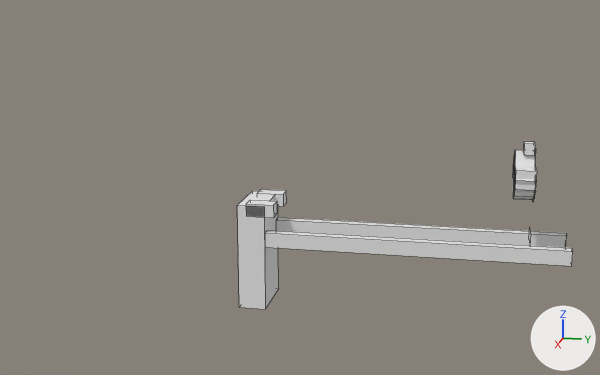
The OBJ model src/main/resources/assets/mareeletrica/models/block/paint_mp40_body_2.obj, before and after one commit.
Both versions are drawn from a 50 mm lens placed at (1.783, -1.008, 0.818), pointed at (0.499, -1.265, 0.498). Arrows for +X, +Y and +Z are at lower right; the lights stay in place. The older version comes first. Mesh edges are drawn as thin lines. Where no turn or scale is listed for an object, it has been applied to the vertices. Vertices at exactly the same position are counted once.

Script lines for the objects in view, before the commit:
```python
me_paint_mp40_body_2 = bpy.data.meshes.new('paint_mp40_body_2')
me_paint_mp40_body_2.from_pydata(...)  # 102 vertices, 69 faces; spans x 0.452..0.548, y -1.357..-0.842, z 0.303..0.585
me_paint_mp40_body_2.materials.append(mat_paint)  # its picture is missing
ob_paint_mp40_body_2 = bpy.data.objects.new('paint_mp40_body_2', me_paint_mp40_body_2)
ob_paint_mp40_body_2.location = (0.0, 0.0, 0.0)
```
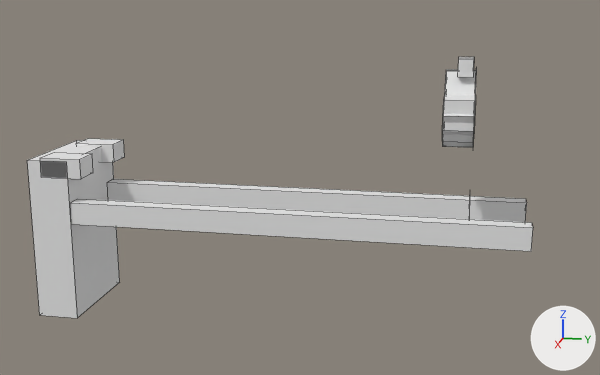
Boxes (x1, y1, x2, y2) around the edits, measured in the pictures (600 x 375 px; the box of a moved part takes in the faces that stretch with it):
'paint_mp40_body_2', reshaped (50% wider, 55% taller): before (237, 141, 573, 309); after (27, 57, 533, 318)
part 1 of me_paint_mp40_body_2, added: after (458, 57, 474, 77)
part 2 of me_paint_mp40_body_2, moved or reshaped: before (265, 230, 573, 266); after (70, 199, 533, 251)
part 3 of me_paint_mp40_body_2, moved or reshaped: before (276, 217, 567, 248); after (107, 179, 527, 222)
part 4 of me_paint_mp40_body_2, added: after (27, 140, 120, 318)
part 5 of me_paint_mp40_body_2, added: after (40, 152, 93, 179)
part 6 of me_paint_mp40_body_2, added: after (76, 138, 124, 162)
part 7 of me_paint_mp40_body_2, moved or reshaped: before (513, 150, 536, 198); after (442, 70, 477, 143)
part 8 of me_paint_mp40_body_2, deleted: before (237, 141, 537, 309)
part 9 of me_paint_mp40_body_2, added: after (442, 69, 477, 147)

Edits to the bpy script that builds the scene:
```text
Change me_paint_mp40_body_2:
    used by ob_paint_mp40_body_2; location = (0.0, 0.0, 0.0)
    remove me_paint_mp40_body_2.from_pydata(...)  # 102 vertices, 69 faces; spans x 0.452..0.548, y -1.357..-0.842, z 0.303..0.585
    add me_paint_mp40_body_2.from_pydata(...)  # 96 vertices, 69 faces; spans x 0.412..0.588, y -1.692..-0.905, z 0.278..0.71
    me_paint_mp40_body_2 part 1: a new loose piece, a box spanning x 0.482..0.518, y -1.022..-0.999, z 0.683..0.71, in mat_paint (its picture is missing)
    me_paint_mp40_body_2 part 2: the loose piece of 8 vertices spanning x 0.532..0.547, y -1.312..-0.842, z 0.409..0.432 is scaled about its middle by (1.81, 1.53, 1.53), then moved by (0.032, -0.187, 0.038)
    me_paint_mp40_body_2 part 3: the loose piece of 8 vertices spanning x 0.453..0.468, y -1.312..-0.842, z 0.409..0.432 is scaled about its middle by (1.81, 1.53, 1.53), then moved by (-0.032, -0.187, 0.038)
    me_paint_mp40_body_2 part 4: a new loose piece, a box spanning x 0.412..0.588, y -1.692..-1.625, z 0.278..0.544, in mat_paint (its picture is missing)
    me_paint_mp40_body_2 part 5: a new loose piece, a box spanning x 0.541..0.588, y -1.67..-1.602, z 0.517..0.548, in mat_paint (its picture is missing)
    me_paint_mp40_body_2 part 6: a new loose piece, a box spanning x 0.412..0.459, y -1.67..-1.602, z 0.517..0.548, in mat_paint (its picture is missing)
    me_paint_mp40_body_2 part 7: the loose piece of 12 vertices spanning x 0.458..0.542, y -0.931..-0.901, z 0.497..0.573 is scaled about its middle by (1.81, 1.53, 1.53), then moved by (0.0, -0.102, 0.098)
    me_paint_mp40_body_2 part 8: 10 loose pieces with 74 vertices, spanning x 0.452..0.548, y -1.357..-0.901, z 0.303..0.585, are deleted
    me_paint_mp40_body_2 part 9
    18 vertices are added at x 0.418..0.582, y -1.04..-0.995, z 0.57..0.697
    6 new vertices lie (0.0, 0.045, 0.0) away from vertices in x 0.43..0.57, y -1.04, z 0.58..0.688
    16 new faces join them
    other edits to the shape of me_paint_mp40_body_2 do not show in these pictures
```
